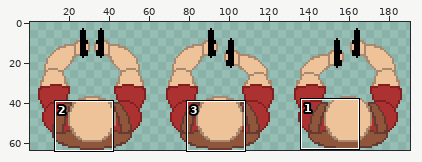
One commit to this sprite sheet: graphics/characters/player-Sheet.png. Above: a wide view before the commit, with the close-up outlined.
Close-up. Earlier state:
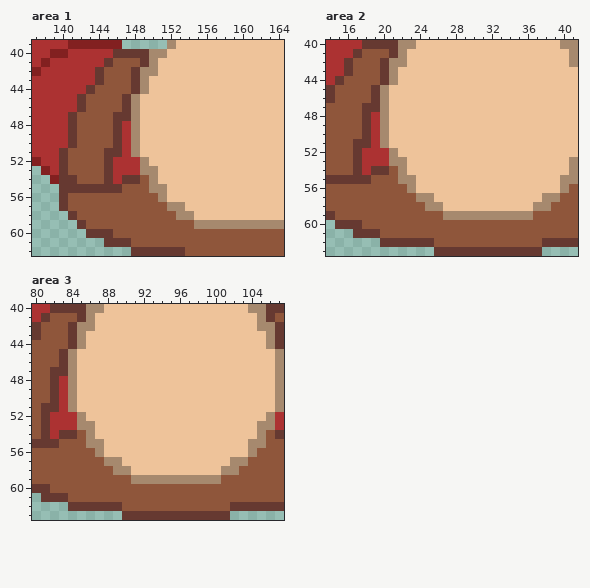
The file is 192x64 pixels. Shown: area 1: x 137..164, y 39..62; area 2: x 14..41, y 40..63; area 3: x 80..107, y 40..63. The wide view leaves out empty margins.
And afterwards:
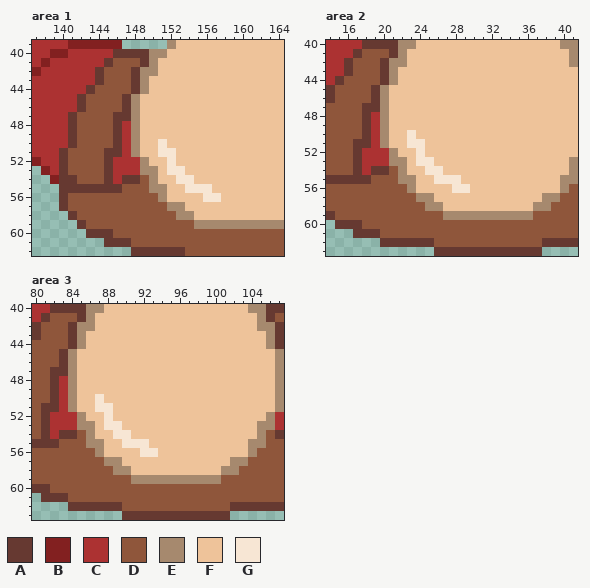
Palette (. is transparent): A #663931  B #822020  C #ac3232  D #8f563b  E #a6896e  F #eec39a  G #f7e6d4
Diff:
{"where": "area 1"}
{"y":50,"x":151,"old":"F","new":"G"}
{"y":51,"x":151,"old":"FF","new":"GG"}
{"y":52,"x":152,"old":"F","new":"G"}
{"y":53,"x":152,"old":"FF","new":"GG"}
{"y":54,"x":153,"old":"FF","new":"GG"}
{"y":55,"x":154,"old":"FFF","new":"GGG"}
{"y":56,"x":156,"old":"FF","new":"GG"}
{"where": "area 2"}
{"y":50,"x":23,"old":"F","new":"G"}
{"y":51,"x":23,"old":"FF","new":"GG"}
{"y":52,"x":24,"old":"F","new":"G"}
{"y":53,"x":24,"old":"FF","new":"GG"}
{"y":54,"x":25,"old":"FF","new":"GG"}
{"y":55,"x":26,"old":"FFF","new":"GGG"}
{"y":56,"x":28,"old":"FF","new":"GG"}
{"where": "area 3"}
{"y":50,"x":87,"old":"F","new":"G"}
{"y":51,"x":87,"old":"FF","new":"GG"}
{"y":52,"x":88,"old":"F","new":"G"}
{"y":53,"x":88,"old":"FF","new":"GG"}
{"y":54,"x":89,"old":"FF","new":"GG"}
{"y":55,"x":90,"old":"FFF","new":"GGG"}
{"y":56,"x":92,"old":"FF","new":"GG"}
{"label":"changed","picture_box":[158,139,221,202]}
{"label":"changed","picture_box":[407,130,470,193]}
{"label":"changed","picture_box":[95,394,158,457]}
